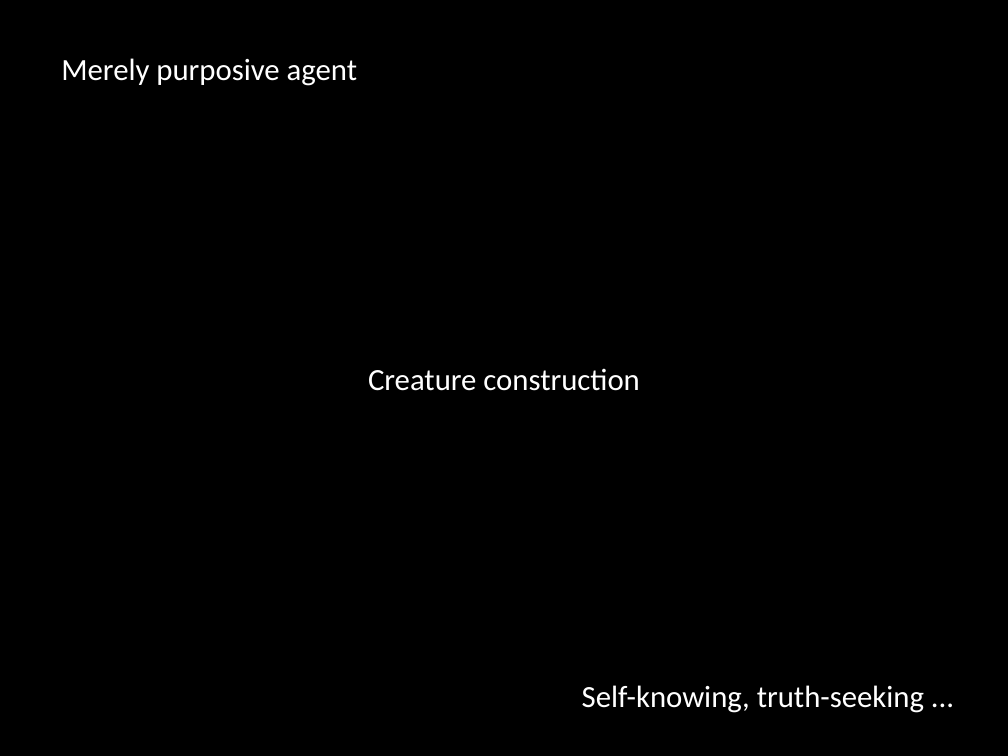
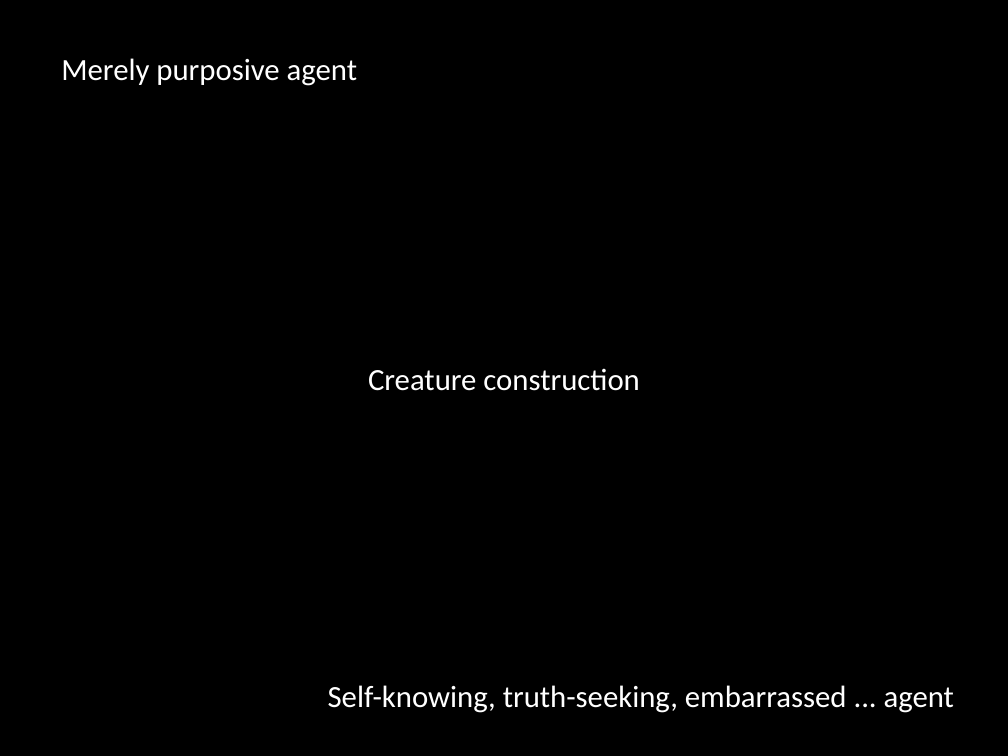
Before and after one commit to butterfill/lecture_mindreading_joint_action_philosophical_tools, a slide deck: slide 37 of lecture 02 what are mental states/lecture02.what are mental states.ppt.pptx (slide 29 before the commit). Drawn at 1008x756 pixels with LibreOffice and Linux fonts; fonts in the diff are those of the drawing. Boxes give left, top, right and bottom in pixels: in the first picture for what was removed or moved away, otherwise in the second. Text is boxed around its words. In the diff, an @@ line names an element or a change of style, - is before the commit and + after.

```diff
--- a/lecture 02 what are mental states/lecture02.what are mental states.ppt.pptx
+++ b/lecture 02 what are mental states/lecture02.what are mental states.ppt.pptx
@@ text at <box>328,685,954,713</box>: text changed @@
-Self-knowing, truth-seeking ...
+Self-knowing, truth-seeking, embarrassed ... agent
```
Also in this commit, not shown: 4 other slides changed, 17 slides added, 10 other files.
